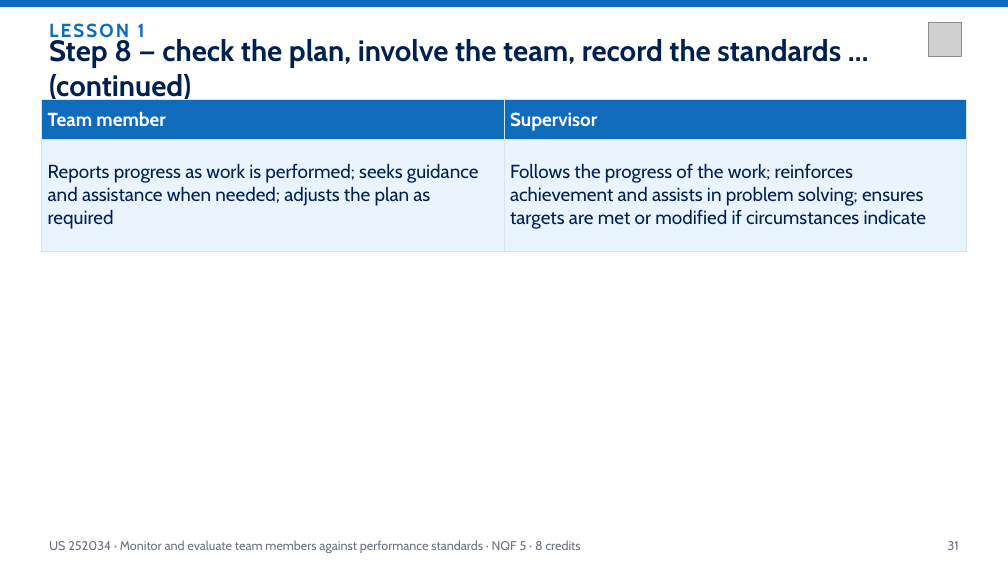
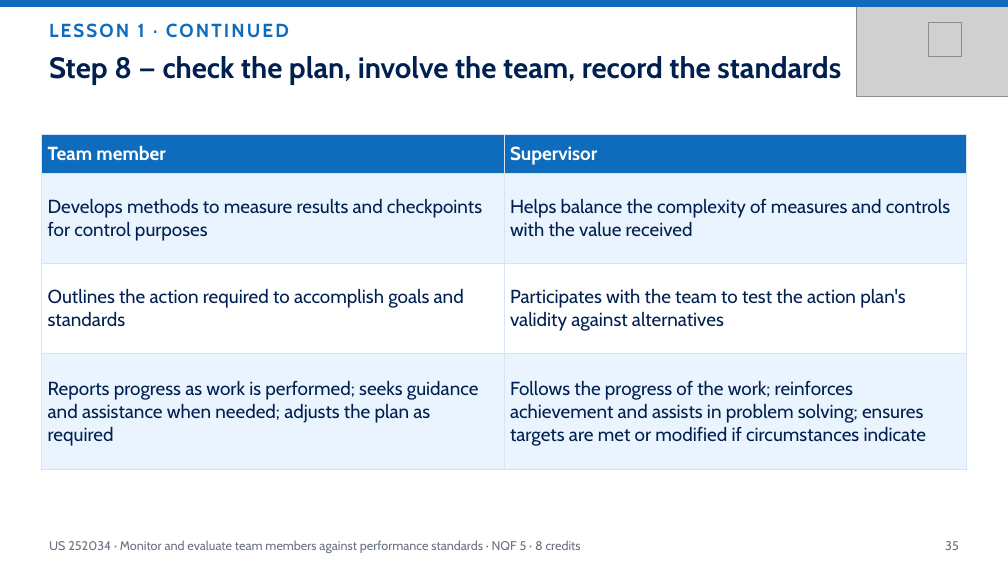
Before and after one commit to andrekyle/ITsystemsupport, a slide deck: slide 35 of public/downloads/US-252034-Monitor-Evaluate-Performance.pptx (slide 31 before the commit). Drawn at 1008x567 pixels with LibreOffice and Linux fonts; fonts in the diff are those of the drawing; grey boxes stand for pictures. Boxes give left, top, right and bottom in pixels: in the first picture for what was removed or moved away, otherwise in the second. Text is boxed around its words. In the diff, an @@ line names an element or a change of style, - is before the commit and + after.

Commit message:
Decks: measured title/card heights (no overlap or clipping), CONTINUED moved to eyebrow, icon-card bullets and corner watermarks

```diff
--- a/public/downloads/US-252034-Monitor-Evaluate-Performance.pptx
+++ b/public/downloads/US-252034-Monitor-Evaluate-Performance.pptx
@@ text at bbox=[49, 23, 289, 38]: text changed @@
-LESSON 1
+LESSON 1 · CONTINUED
@@ picture added at bbox=[857, 0, 1008, 96] @@
@@ text "Step 8 — check the ..." at bbox=[49, 56, 841, 85]: vertical alignment middle to top @@
@@ text at bbox=[49, 56, 841, 85]: text changed @@
-Step 8 — check the plan, involve the team, record the standards …(continued)
+Step 8 — check the plan, involve the team, record the standards
@@ table at bbox=[42, 134, 967, 450] @@
+row 2: Develops methods to measure results and checkpoints for control purposes | Helps balance the complexity of measures and controls with the value received
+row 3: Outlines the action required to accomplish goals and standards | Participates with the team to test the action plan's validity against alternatives
@@ table: place and size @@
-table at bbox=[42, 100, 967, 233]
+table at bbox=[42, 134, 967, 450]
@@ text at bbox=[945, 541, 959, 550]: text changed @@
-31
+35
```
Also in this commit, not shown: 46 other slides changed, 4 slides added, 3 other files.
